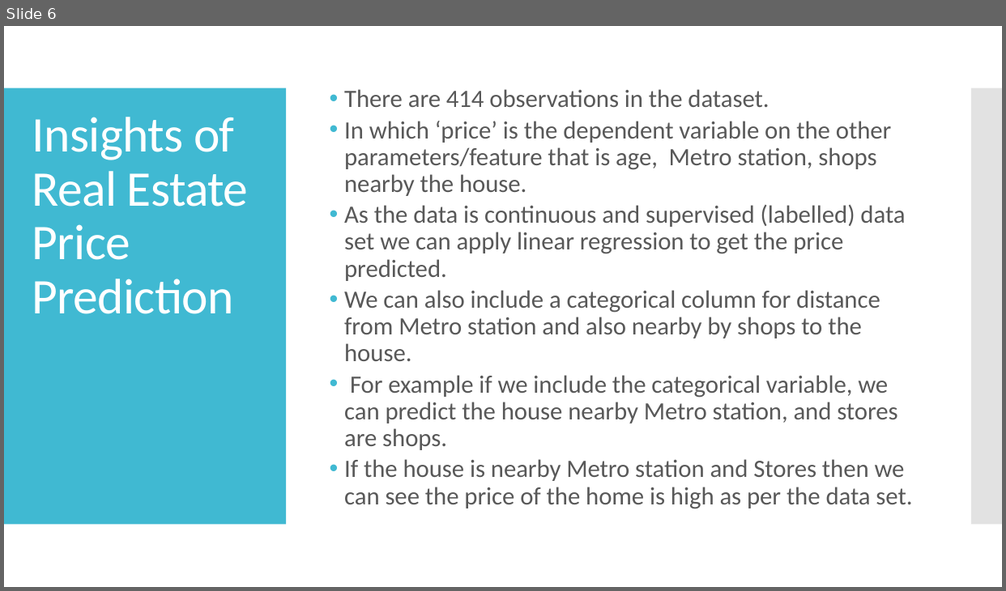
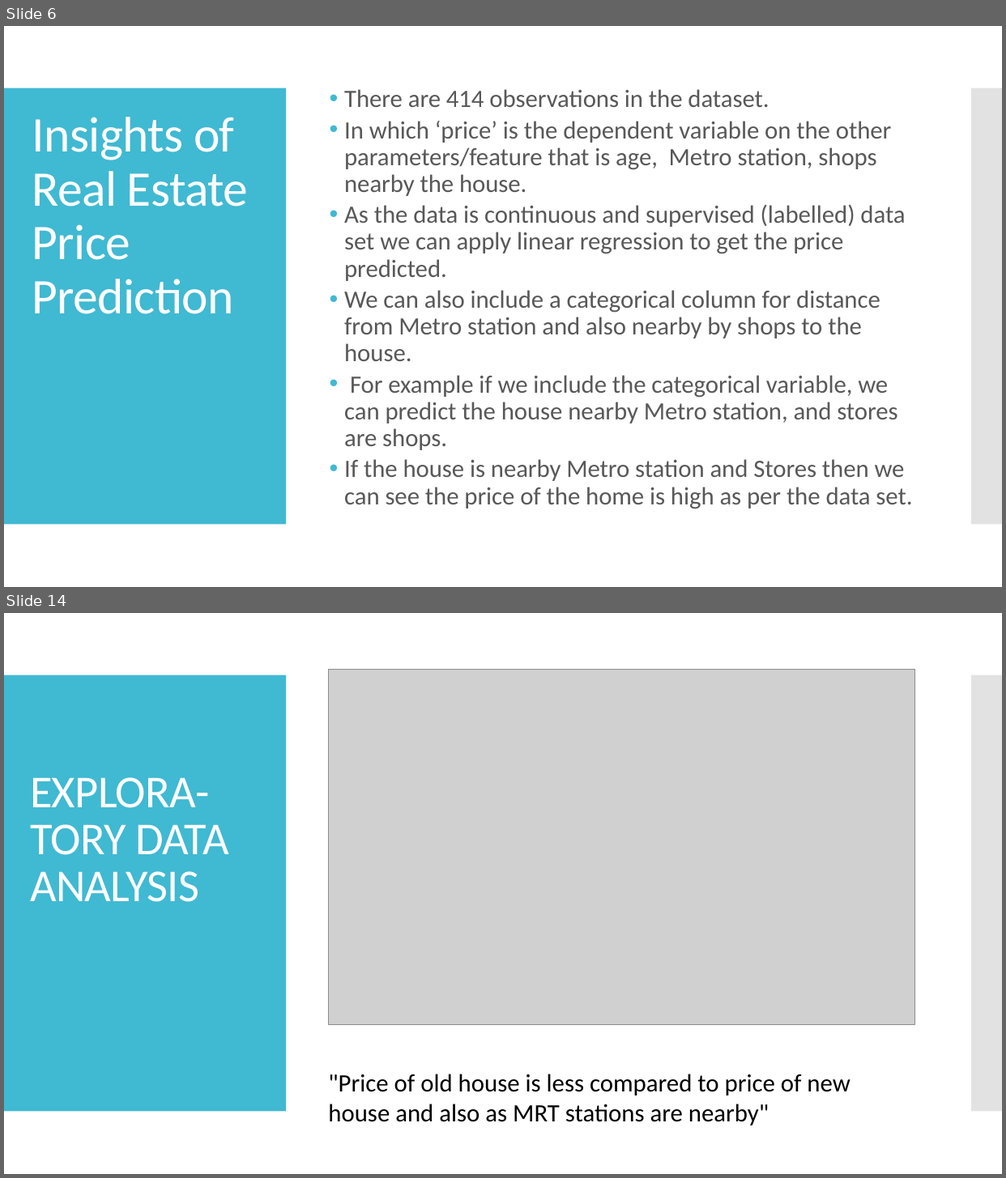
Before and after one commit to Nandan093/Projects, a slide deck: Real Estate price prediction.pptx. Shown one above the other, each under a label of ours: slide 6 before the commit, slides 6 and 14 after it; the slides between them are not shown. The pictures are 1006x591 and 1006x1178 pixels, drawn with LibreOffice and Linux fonts; fonts in the diff are those of the drawing; grey boxes stand for pictures. Boxes give left, top, right and bottom in pixels: in the first picture for what was removed or moved away, otherwise in the second. Text is boxed around its words. In the diff, an @@ line names an element or a change of style, - is before the commit and + after.

```diff
--- a/Real Estate price prediction.pptx
+++ b/Real Estate price prediction.pptx
@@ slide 14 added at bbox=[4, 613, 1002, 1174], background #FFFFFF; not listed: 2 template elements that a slide beside it also shows @@
@@ picture added at bbox=[328, 669, 914, 1024] @@
@@ text added at bbox=[30, 777, 229, 902], 44 pt, text #FFFFFF @@
+EXPLORA-TORY DATA ANALYSIS
@@ title added at bbox=[328, 1074, 850, 1126], 24 pt, text #000000 @@
+"Price of old house is less compared to price of new house and also as MRT stations are nearby"
```
Also in this commit, not shown: 1 slide changed, 11 other slides added.
